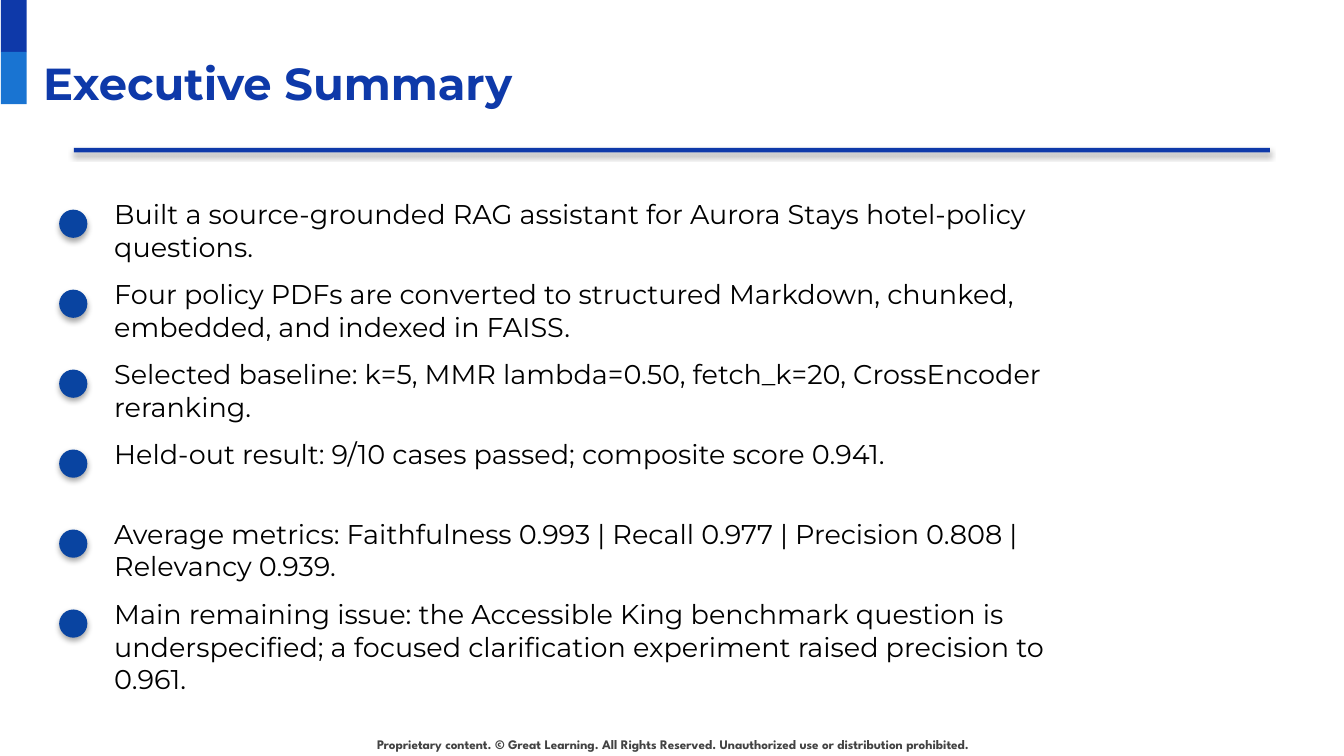
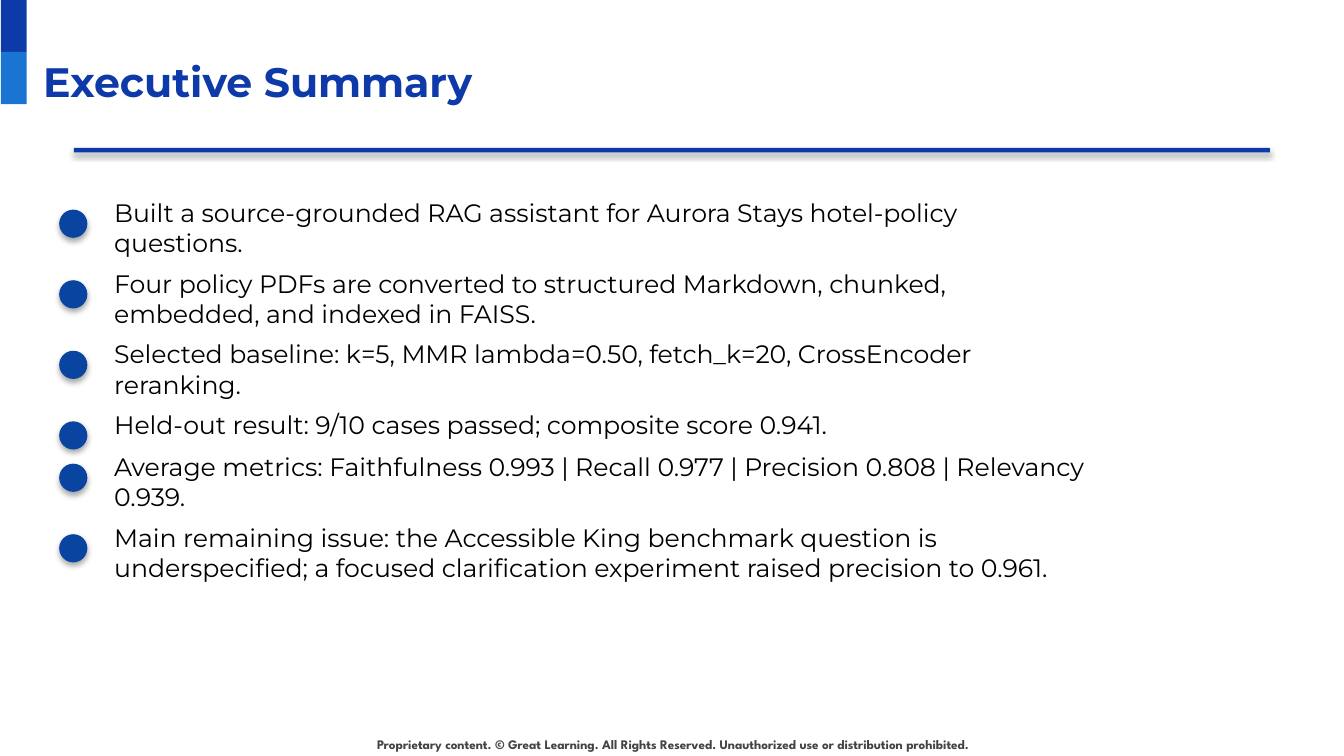
Before and after one commit to raovutukoor1/aurora-stay-qna, a slide deck: slide 3 of presentations/Aurora_Stays_RAG_Project_Presentation_Template_Style.pptx. Drawn at 1344x756 pixels with LibreOffice and Linux fonts; fonts in the diff are those of the drawing; background and template pictures are left out. Boxes give left, top, right and bottom in pixels: in the first picture for what was removed or moved away, otherwise in the second. Text is boxed around its words. In the diff, an @@ line names an element or a change of style, - is before the commit and + after.

```diff
--- a/presentations/Aurora_Stays_RAG_Project_Presentation_Template_Style.pptx
+++ b/presentations/Aurora_Stays_RAG_Project_Presentation_Template_Style.pptx
@@ title "Executive Summary" at (43,64,472,106): size 24 to 22 pt @@
@@ text "Four policy PDFs are converted ...": place and size @@
-text "Four policy PDFs are converted ..." at (114,284,1013,341)
+text "Four policy PDFs are converted ..." at (114,274,946,327)
@@ ellipse: place and size @@
-ellipse at (59,289,87,317)
+ellipse at (59,280,87,308)
@@ ellipse: place and size @@
-ellipse at (59,370,87,398)
+ellipse at (59,351,87,379)
@@ text "Selected baseline: k=5, MMR lambda=0.50, ...": place and size @@
-text "Selected baseline: k=5, MMR lambda=0.50, ..." at (114,363,1041,423)
+text "Selected baseline: k=5, MMR lambda=0.50, ..." at (114,344,972,399)
@@ text "Held-out result: 9/10 cases passed; ...": place and size @@
-text "Held-out result: 9/10 cases passed; ..." at (114,441,885,470)
+text "Held-out result: 9/10 cases passed; ..." at (114,412,827,439)
@@ ellipse: place and size @@
-ellipse at (59,450,87,478)
+ellipse at (59,421,87,449)
@@ text "Average metrics: Faithfulness 0.993 | ...": place and size @@
-text "Average metrics: Faithfulness 0.993 | ..." at (114,523,1002,582)
+text "Average metrics: Faithfulness 0.993 | ..." at (114,457,1083,506)
@@ ellipse: place and size @@
-ellipse at (59,530,87,558)
+ellipse at (59,464,87,492)
@@ ellipse: place and size @@
-ellipse at (59,610,87,638)
+ellipse at (59,534,87,562)
@@ size 14.5 to 13.5 pt in 6 elements at (114,203,958,257), (114,274,946,327), (114,344,972,399), (114,412,827,439), (114,457,1083,506), (114,528,1048,582) @@
@@ text "Main remaining issue: the Accessible ...": place and size @@
-text "Main remaining issue: the Accessible ..." at (114,604,1043,689)
+text "Main remaining issue: the Accessible ..." at (114,528,1048,582)
```
Also in this commit, not shown: 29 other slides changed, 2 other files.
